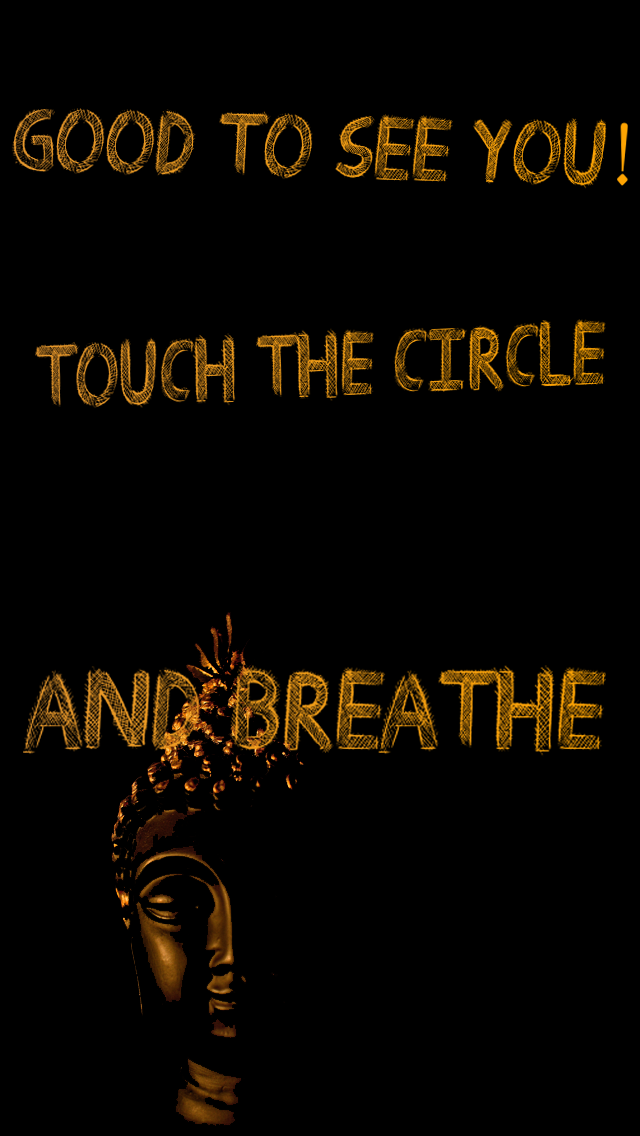
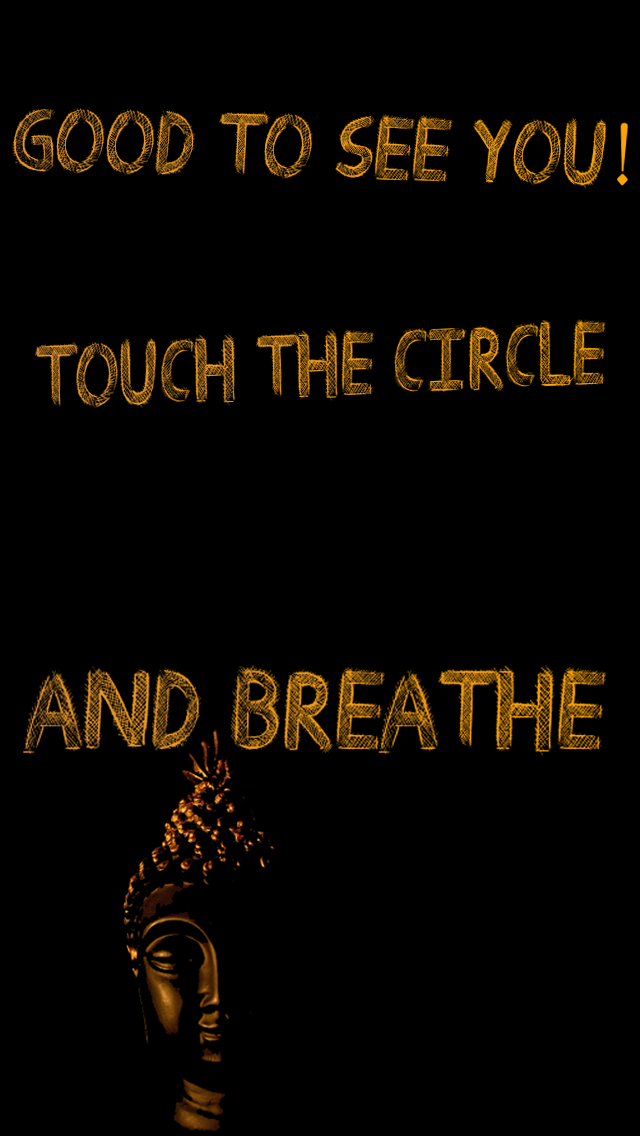
Layers edited between the first and the second 640 × 1136 image:
painted on "Ebene 10" over [111, 612, 304, 1132]
